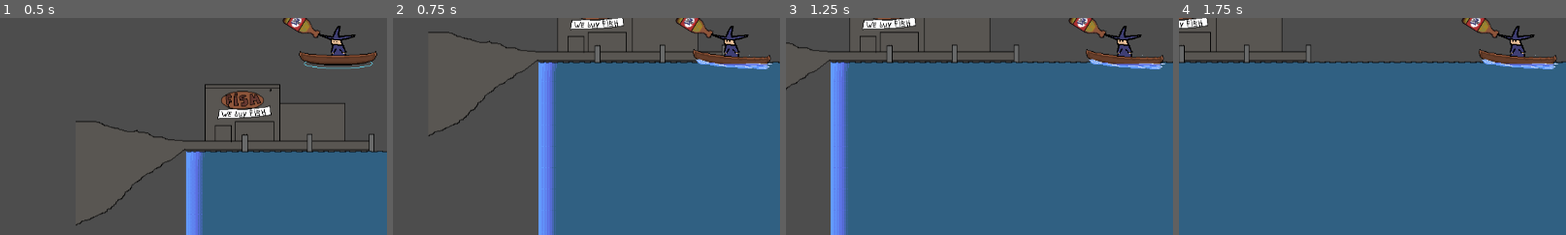
Above: before the commit, frames 1-4 (left to right).
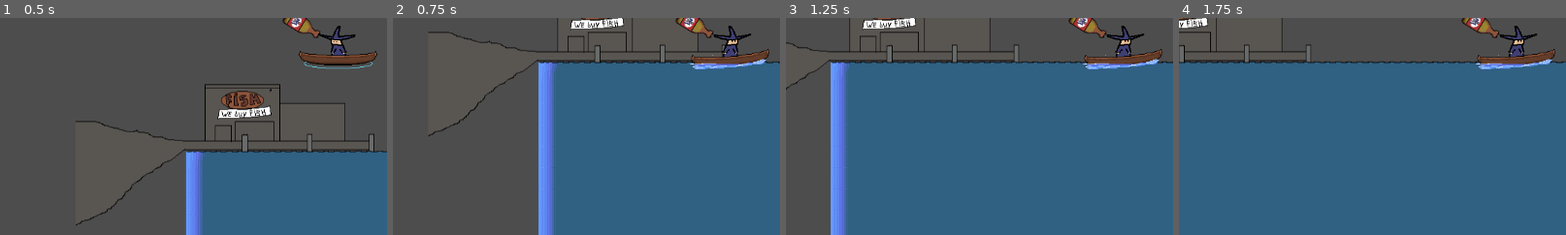
Above: after the commit, the same moments.

Repository: acsid/LD55
Game: Godot game, scene res://world.tscn
Same seed, same stepped clock (60 frames per second), same inputs: the game is played once before the commit and once after it.
Inputs:
- Up to frame 1 (0.5 s): no input
- Up to frame 2 (0.75 s): hold Right (ui_right) from 0.53 s (still down); tap Space (cast) at 0.6 s
- Up to frame 3 (1.25 s): keep holding Right (ui_right)
- Up to frame 4 (1.75 s): keep holding Right (ui_right); tap Q (drink) at 1.35 s
The pictures show only the part of the screen within x 6-56%, y 43-93%; the shares and areas given below are measured in that part.

Frame 1 is identical in both runs. In frame 2, 1.3% of the frame differs, in the area x 76-98%, y 3-24%; in frame 3, 1.3%; in frame 4, 1.3%.

Commit message:
player sprite flip

Diff:
--- a/CharacterBody2D.gd
+++ b/CharacterBody2D.gd
@@ -35,6 +35,10 @@
 
 func _process(delta):
 	if velocity.x != 0:
+		if velocity.x > 0 :
+			$AnimatedSprite2D.scale.x = -1
+		if velocity.x < 0 :
+			$AnimatedSprite2D.scale.x = 1
 		$AnimatedSprite2D.play("moving")
 	else:
 		$AnimatedSprite2D.play("default")
